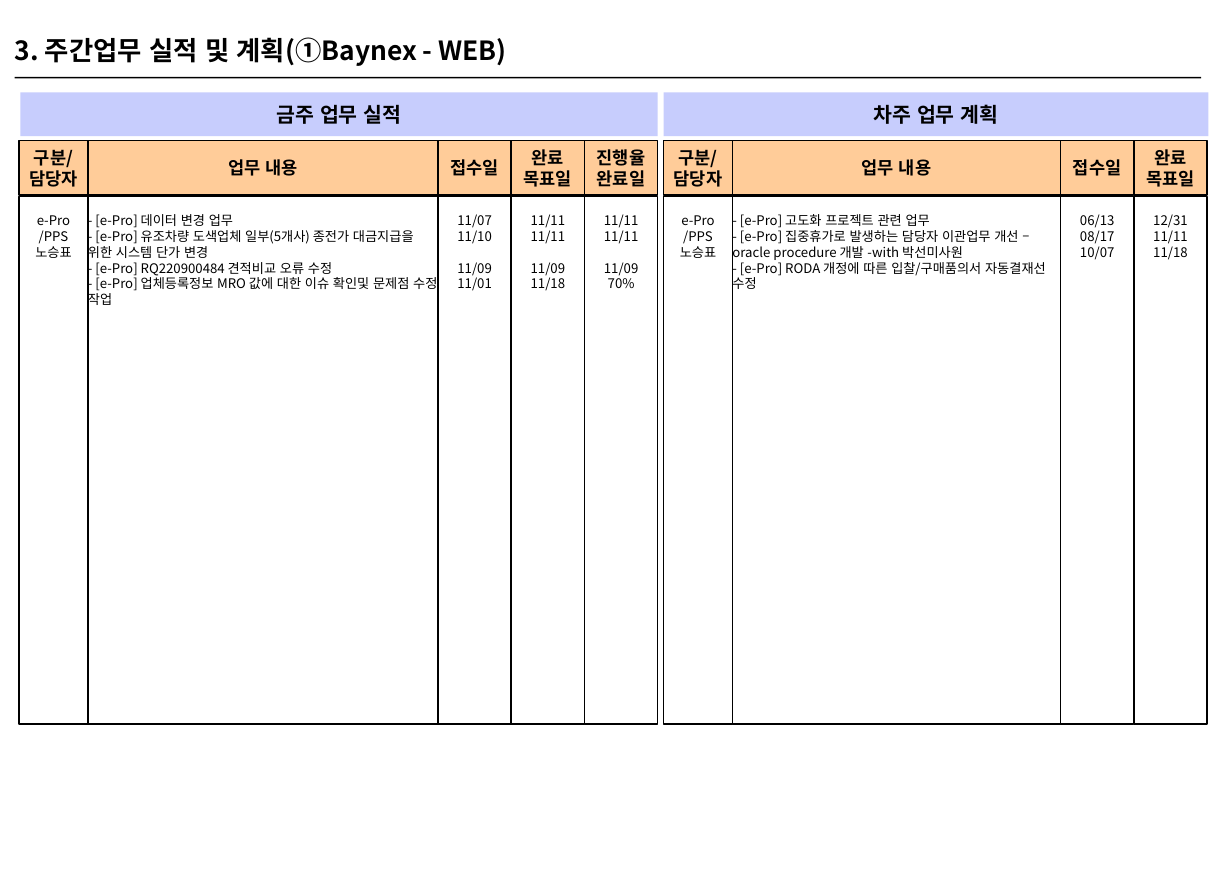
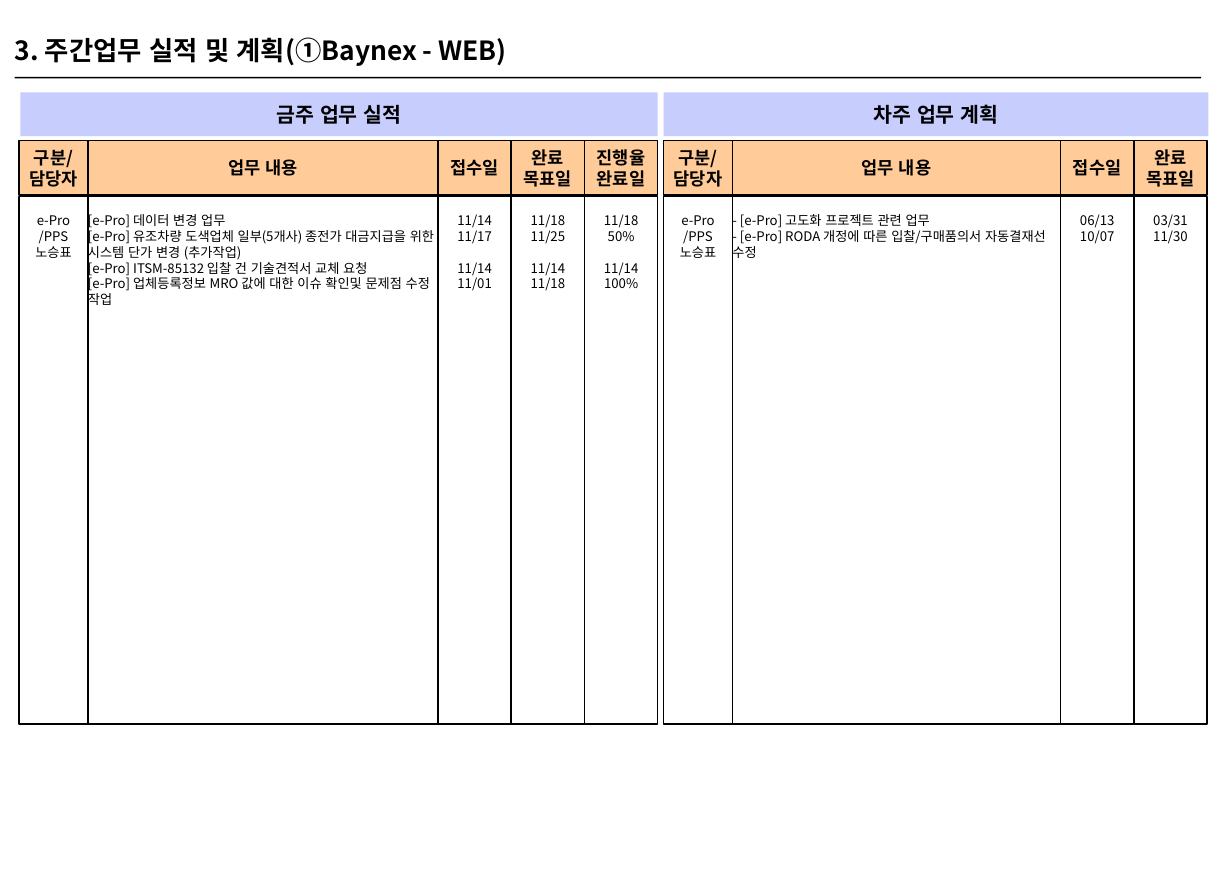
Before and after one commit to HywuLeeJiEun/jasper_reports, a slide deck: slide 2 of src/main/webapp/WEB-INF/Files/1.pptx (slide 5 before the commit). Drawn at 1232x872 pixels with LibreOffice and Linux fonts; fonts in the diff are those of the drawing. Boxes give left, top, right and bottom in pixels: in the first picture for what was removed or moved away, otherwise in the second. Text is boxed around its words. In the diff, an @@ line names an element or a change of style, - is before the commit and + after.

Commit message:
jasper_report_view 추가

```diff
--- a/src/main/webapp/WEB-INF/Files/1.pptx
+++ b/src/main/webapp/WEB-INF/Files/1.pptx
@@ rectangle "11/18 11/25 11/14 11/18": place and size @@
-rectangle "11/18 11/25 11/14 11/18" at box(584, 196, 657, 724)
+rectangle "11/18 11/25 11/14 11/18" at box(512, 196, 584, 724)
@@ rectangle "11/18 50% 11/14 100%": place and size @@
-rectangle "11/18 50% 11/14 100%" at box(512, 196, 584, 724)
+rectangle "11/18 50% 11/14 100%" at box(584, 196, 657, 724)
@@ text in rectangle at box(88, 211, 434, 308): text changed @@
-- [e-Pro] 데이터 변경 업무
-- [e-Pro] 유조차량 도색업체 일부(5개사) 종전가 대금지급을 위한 시스템 단가 변경
-- [e-Pro] RQ220900484 견적비교 오류 수정
-- [e-Pro] 업체등록정보 MRO 값에 대한 이슈 확인및 문제점 수정 작업
+[e-Pro] 데이터 변경 업무
+[e-Pro] 유조차량 도색업체 일부(5개사) 종전가 대금지급을 위한 시스템 단가 변경 (추가작업)
+[e-Pro] ITSM-85132 입찰 건 기술견적서 교체 요청
+[e-Pro] 업체등록정보 MRO 값에 대한 이슈 확인및 문제점 수정 작업
@@ text in rectangle at box(457, 214, 491, 291): text changed @@
-11/07
-11/10
-11/09
-11/01
+11/14
+11/17
+11/14
+11/01
@@ text in rectangle at box(531, 214, 565, 291): text changed @@
-11/11
-11/11
-11/09
-70%
+11/18
+11/25
+11/14
+11/18
@@ text in rectangle at box(604, 214, 638, 288): text changed @@
-11/11
-11/11
-11/09
-11/18
+11/18
+50%
+11/14
+100%
@@ text in rectangle at box(732, 214, 1046, 261): text changed @@
-- [e-Pro] 고도화 프로젝트 관련 업무
-- [e-Pro] 집중휴가로 발생하는 담당자 이관업무 개선 – oracle procedure 개발 -with 박선미사원
-- [e-Pro] RODA 개정에 따른 입찰/구매품의서 자동결재선 수정
+- [e-Pro] 고도화 프로젝트 관련 업무
+- [e-Pro] RODA 개정에 따른 입찰/구매품의서 자동결재선 수정
@@ text in rectangle at box(1080, 214, 1114, 244): text changed @@
-06/13
-08/17
-10/07
+06/13
+10/07
@@ text in rectangle at box(1153, 214, 1187, 244): text changed @@
-12/31
-11/11
-11/18
+03/31
+11/30
```
Also in this commit, not shown: 4 other slides changed, 3 slides removed, 5 other files.
